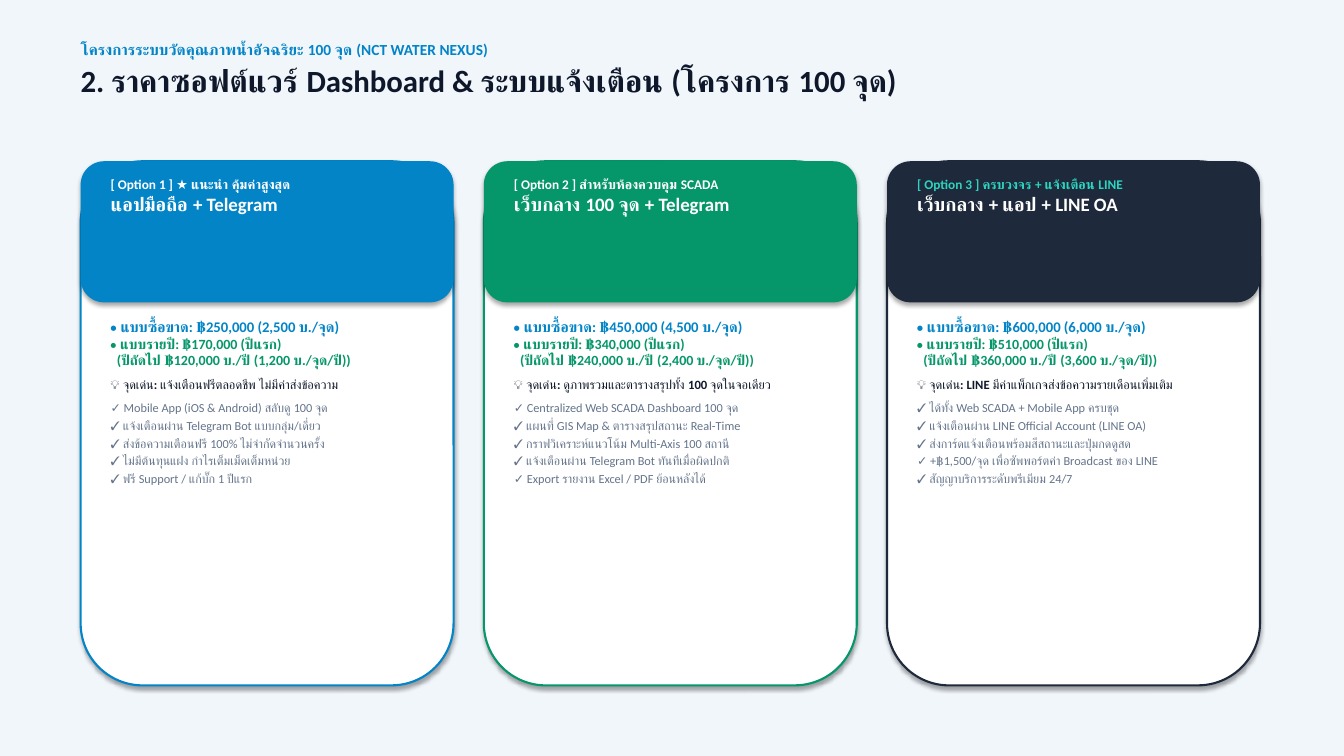
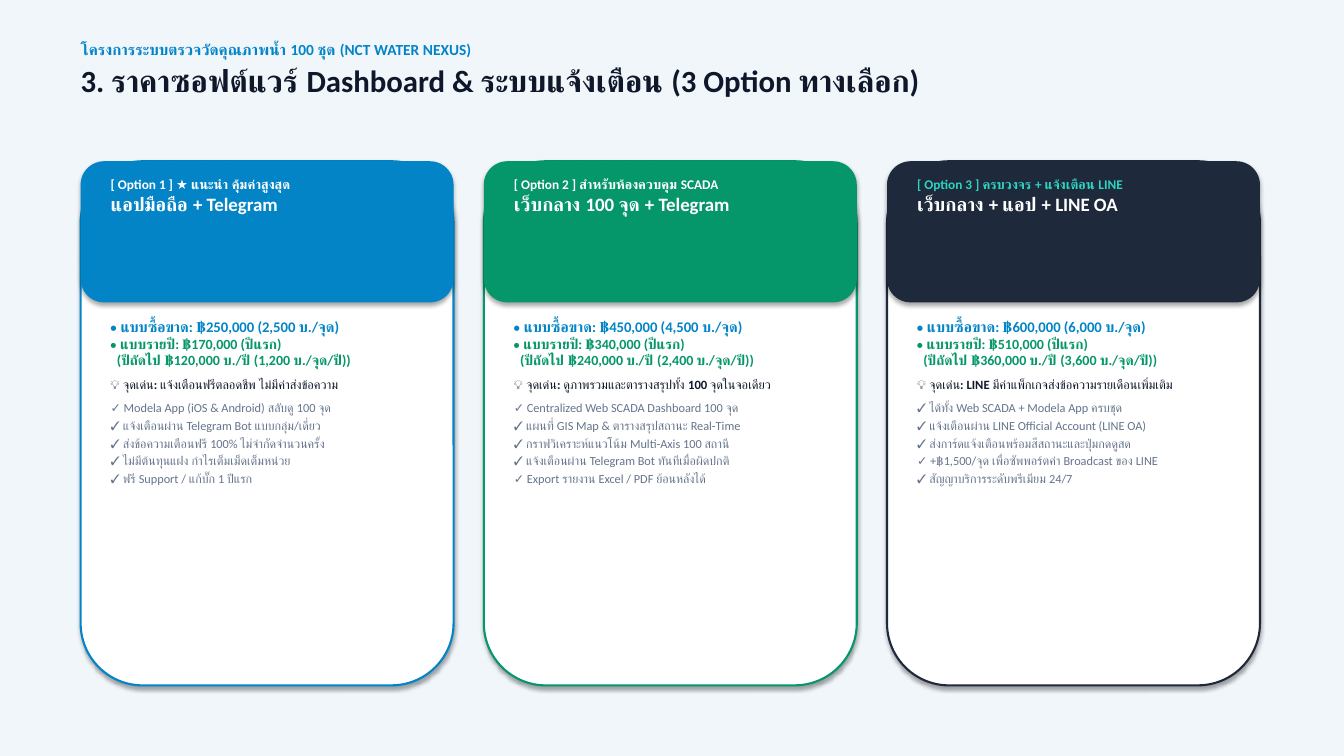
Before and after one commit to WoobWarb/nct-water-nexus, a slide deck: slide 4 of NCT_Water_Nexus_Report_and_Pricing.pptx (slide 3 before the commit). Drawn at 1344x756 pixels with LibreOffice and Linux fonts; fonts in the diff are those of the drawing. Boxes give left, top, right and bottom in pixels: in the first picture for what was removed or moved away, otherwise in the second. Text is boxed around its words. In the diff, an @@ line names an element or a change of style, - is before the commit and + after.

```diff
--- a/NCT_Water_Nexus_Report_and_Pricing.pptx
+++ b/NCT_Water_Nexus_Report_and_Pricing.pptx
@@ text at [81, 43, 920, 97]: text changed @@
-โครงการระบบวัดคุณภาพน้ำอัจฉริยะ 100 จุด (NCT WATER NEXUS)
-2. ราคาซอฟต์แวร์ Dashboard & ระบบแจ้งเตือน (โครงการ 100 จุด)
+โครงการระบบตรวจวัดคุณภาพน้ำ 100 ชุด (NCT WATER NEXUS)
+3. ราคาซอฟต์แวร์ Dashboard & ระบบแจ้งเตือน (3 Option ทางเลือก)
@@ text at [124, 403, 331, 416]: text changed @@
-✓ Mobile App (iOS & Android) สลับดู 100 จุด
+✓ Modela App (iOS & Android) สลับดู 100 จุด
@@ text at [929, 403, 1122, 416]: text changed @@
-✓ ได้ทั้ง Web SCADA + Mobile App ครบชุด
+✓ ได้ทั้ง Web SCADA + Modela App ครบชุด
```
Also in this commit, not shown: 6 other slides changed, 1 slide added, 1 slide removed, 1 other file.
